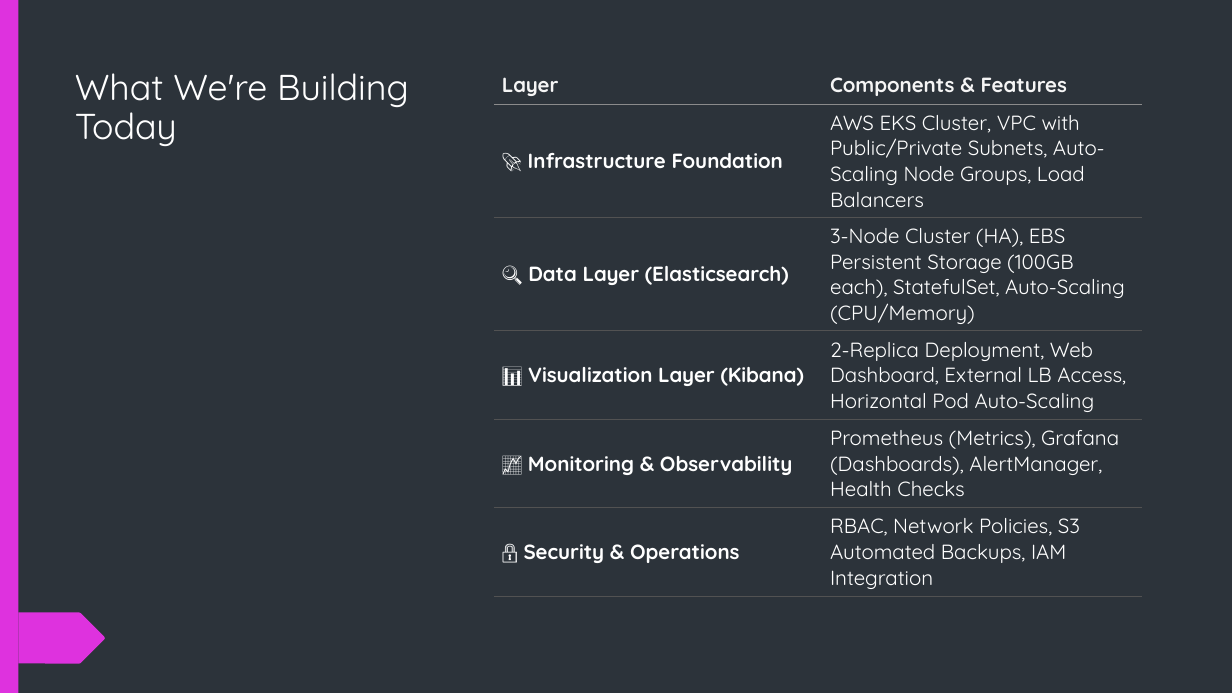
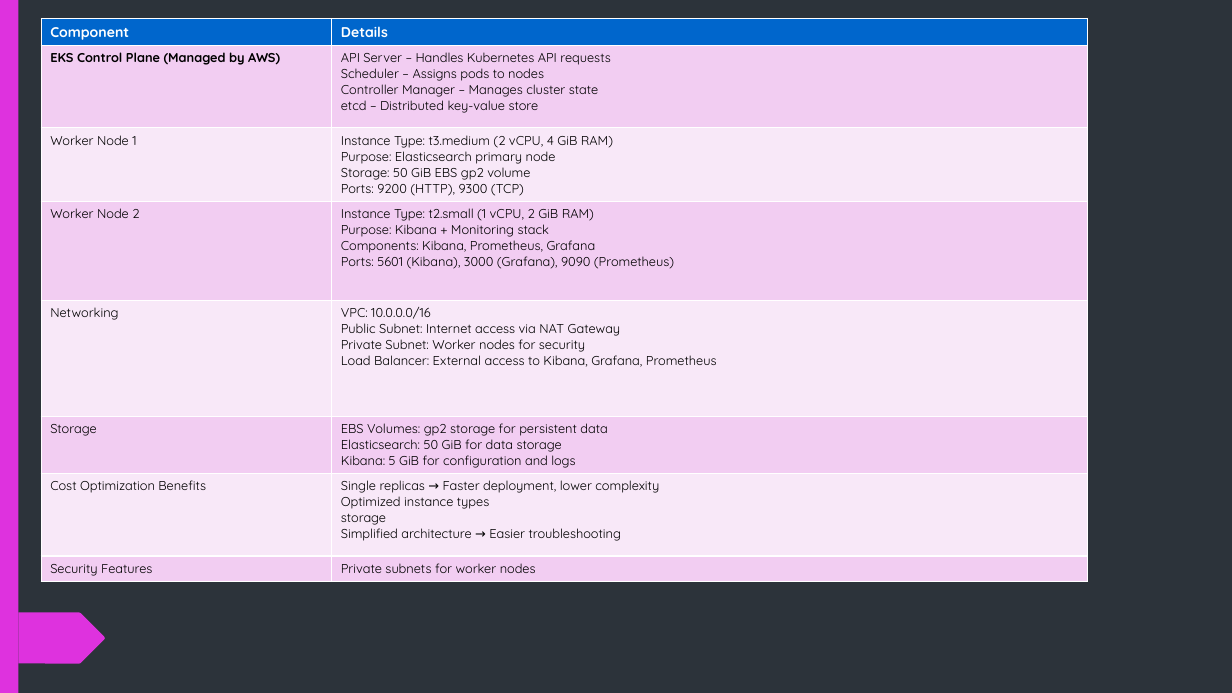
Before and after one commit to InfraPlatformer/elastic-terraform-demo, a slide deck: slide 5 of docs/Infrastructure as Code.pptx. Drawn at 1232x693 pixels with LibreOffice and Linux fonts; fonts in the diff are those of the drawing. Boxes give left, top, right and bottom in pixels: in the first picture for what was removed or moved away, otherwise in the second. Text is boxed around its words. In the diff, an @@ line names an element or a change of style, - is before the commit and + after.

Commit message:
Update infrastructure and app names, add network diagram, rename deployment script

```diff
--- a/docs/Infrastructure as Code.pptx
+++ b/docs/Infrastructure as Code.pptx
@@ table added at box(41, 18, 1088, 580), 8 rows, 2 columns @@
+Component | Details
+EKS Control Plane (Managed by AWS) | API Server – Handles Kubernetes API requests / Scheduler – Assigns pods to nodes / Controller Manager – Manages cluster state / etcd – Distributed key-value store
+Worker Node 1 | Instance Type: t3.medium (2 vCPU, 4 GiB RAM) / Purpose: Elasticsearch primary node / Storage: 50 GiB EBS gp2 volume / Ports: 9200 (HTTP), 9300 (TCP)
+Worker Node 2 | Instance Type: t2.small (1 vCPU, 2 GiB RAM) / Purpose: Kibana + Monitoring stack / Components: Kibana, Prometheus, Grafana / Ports: 5601 (Kibana), 3000 (Grafana), 9090 (Prometheus)
+Networking | VPC: 10.0.0.0/16 / Public Subnet: Internet access via NAT Gateway / Private Subnet: Worker nodes for security / Load Balancer: External access to Kibana, Grafana, Prometheus
+Storage | EBS Volumes: gp2 storage for persistent data / Elasticsearch: 50 GiB for data storage / Kibana: 5 GiB for configuration and logs
+Cost Optimization Benefits | Single replicas → Faster deployment, lower complexity / Optimized instance types / storage / Simplified architecture → Easier troubleshooting
+Security Features | Private subnets for worker nodes
@@ title removed at box(75, 73, 409, 146) @@
-What We're Building Today
@@ table removed at box(494, 65, 1143, 616), 6 rows, 2 columns @@
-Layer | Components & Features
-🚀 Infrastructure Foundation | AWS EKS Cluster, VPC with Public/Private Subnets, Auto-Scaling Node Groups, Load Balancers
-🔍 Data Layer (Elasticsearch) | 3-Node Cluster (HA), EBS Persistent Storage (100GB each), StatefulSet, Auto-Scaling (CPU/Memory)
-📊 Visualization Layer (Kibana) | 2-Replica Deployment, Web Dashboard, External LB Access, Horizontal Pod Auto-Scaling
-📈 Monitoring & Observability | Prometheus (Metrics), Grafana (Dashboards), AlertManager, Health Checks
-🔒 Security & Operations | RBAC, Network Policies, S3 Automated Backups, IAM Integration
```
Also in this commit, not shown: 4 other slides changed, 1 slide added, 1 slide removed, 9 other files.
